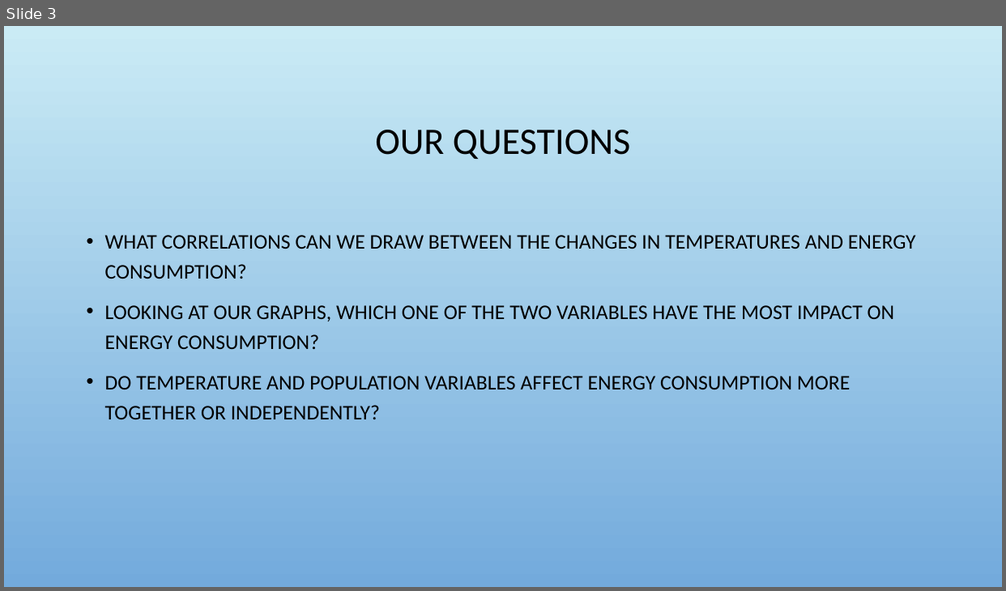
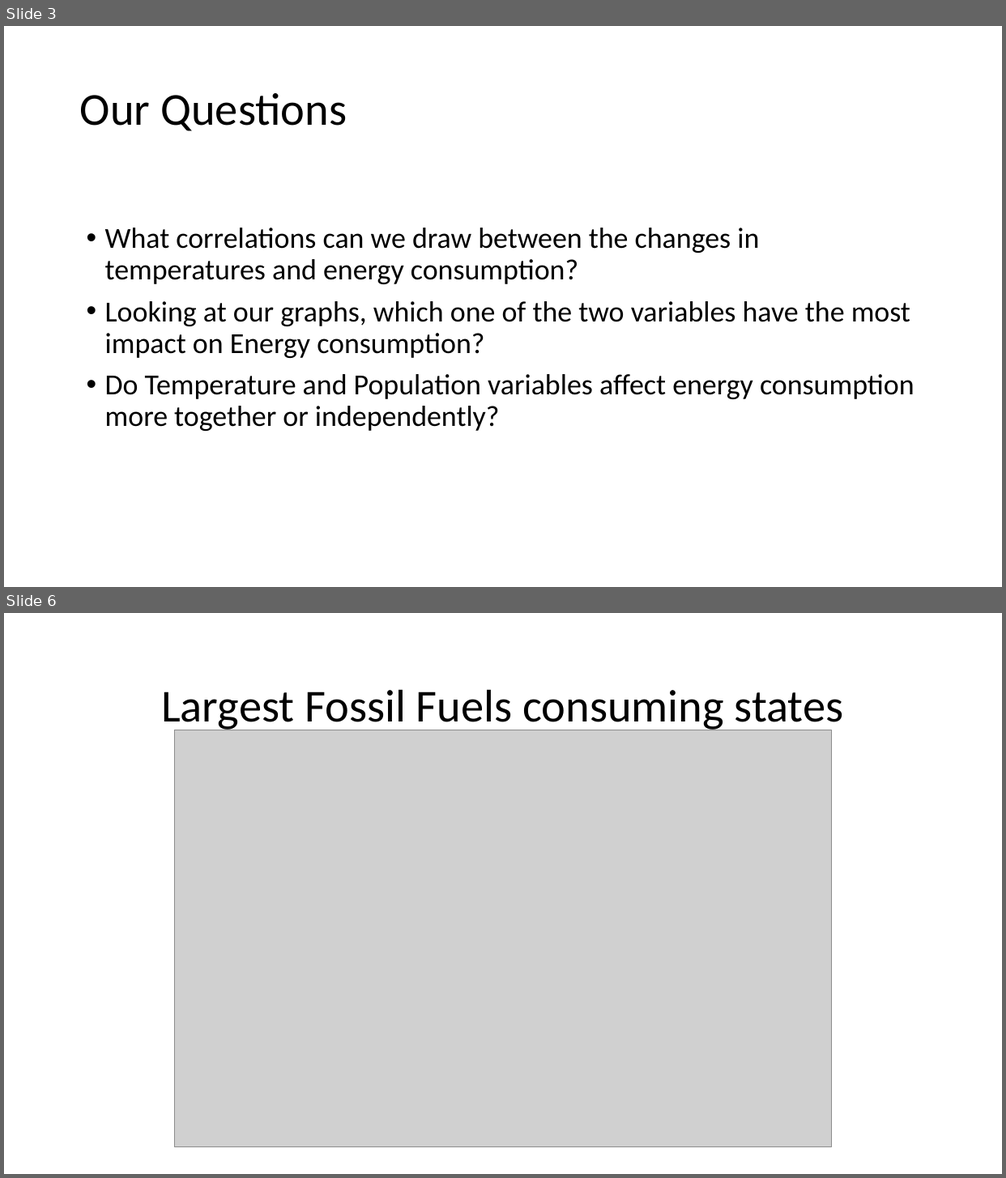
Before and after one commit to Siraj2493/Project-1, a slide deck: A-TEAM Presentation.pptx. Shown one above the other, each under a label of ours: slide 3 before the commit, slides 3 and 6 after it; the slides between them are not shown. The pictures are 1006x591 and 1006x1178 pixels, drawn with LibreOffice and Linux fonts; fonts in the diff are those of the drawing; grey boxes stand for pictures; background and template pictures are left out. Boxes give left, top, right and bottom in pixels: in the first picture for what was removed or moved away, otherwise in the second. Text is boxed around its words. In the diff, an @@ line names an element or a change of style, - is before the commit and + after.

```diff
--- a/A-TEAM Presentation.pptx
+++ b/A-TEAM Presentation.pptx
@@ slide 6 added at (4, 613, 1002, 1174), background #FFFFFF @@
@@ title added at (161, 689, 844, 732), 44 pt, text #000000 @@
+Largest Fossil Fuels consuming states
@@ picture added at (175, 730, 831, 1148) @@
@@ slide 3 changed as well @@
@@ background picture (left out) to #FFFFFF @@
@@ title at (80, 93, 347, 131): text changed; size 36 to 44 pt @@
-OUR QUESTIONS
+Our Questions
@@ text at (105, 228, 914, 431): text changed; size 20 to 28 pt @@
-• WHAT CORRELATIONS CAN WE DRAW BETWEEN THE CHANGES IN TEMPERATURES AND ENERGY CONSUMPTION?
-• LOOKING AT OUR GRAPHS, WHICH ONE OF THE TWO VARIABLES HAVE THE MOST IMPACT ON ENERGY CONSUMPTION?
-• DO TEMPERATURE AND POPULATION VARIABLES AFFECT ENERGY CONSUMPTION MORE TOGETHER OR INDEPENDENTLY?
+• What correlations can we draw between the changes in temperatures and energy consumption?
+• Looking at our graphs, which one of the two variables have the most impact on Energy consumption?
+• Do Temperature and Population variables affect energy consumption more together or independently?
```
Also in this commit, not shown: 7 other slides changed, 4 other slides added, 1 slide removed, 1 other file.
